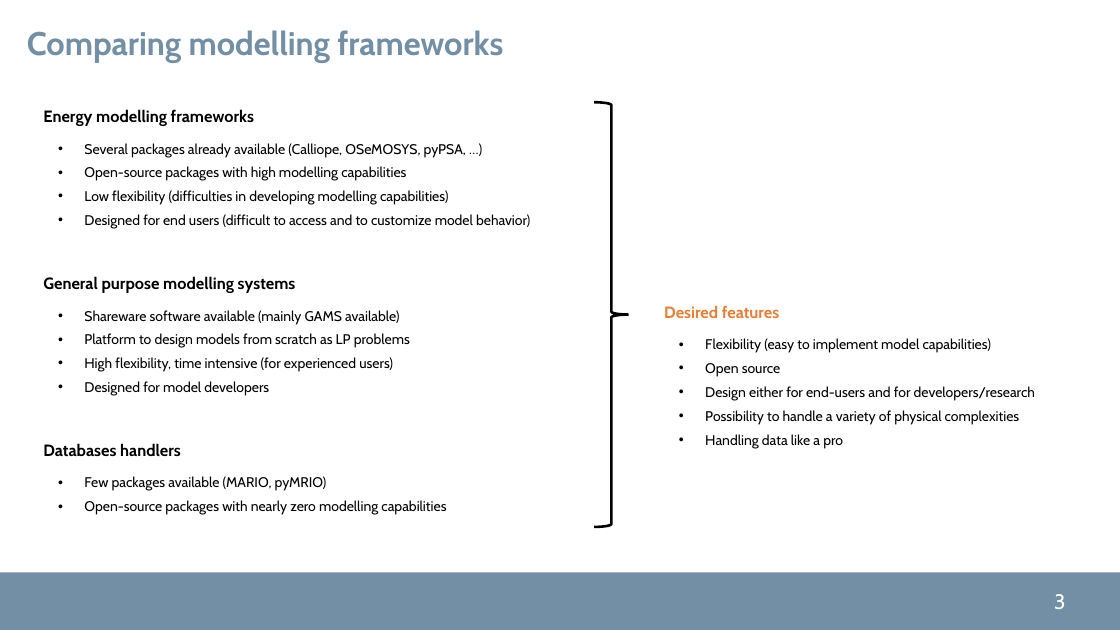
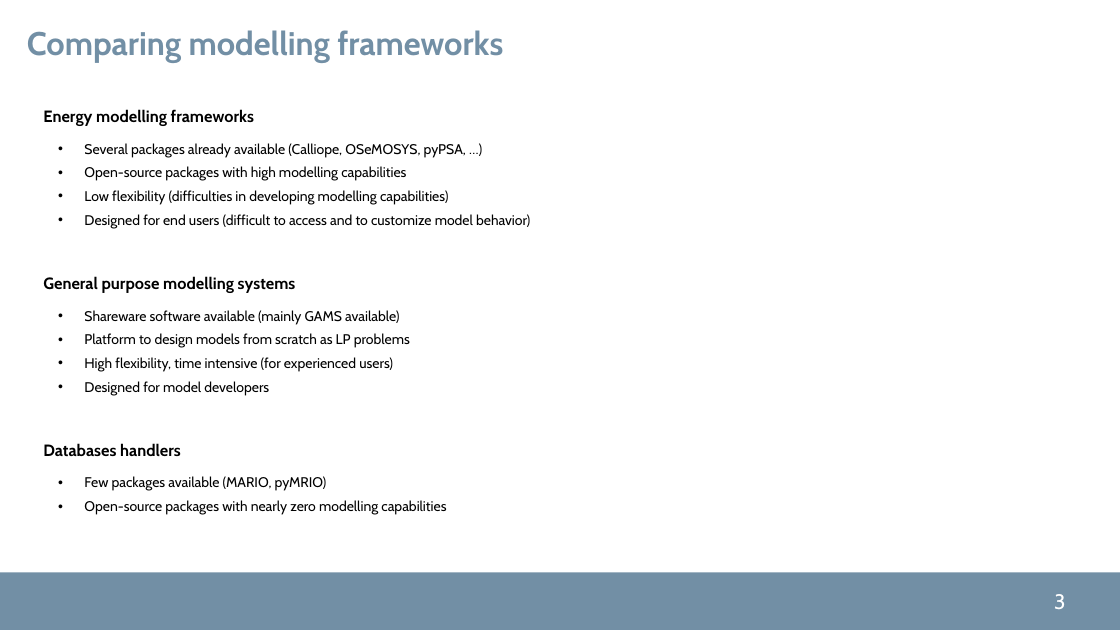
Before and after one commit to pyESM-project/pyesm, a slide deck: slide 3 of doc/pyesm.pptx. Drawn at 1120x630 pixels with LibreOffice and Linux fonts; fonts in the diff are those of the drawing; background and template pictures are left out. Boxes give left, top, right and bottom in pixels: in the first picture for what was removed or moved away, otherwise in the second. Text is boxed around its words. In the diff, an @@ line names an element or a change of style, - is before the commit and + after.

```diff
--- a/doc/pyesm.pptx
+++ b/doc/pyesm.pptx
@@ right brace removed at [594,103,628,528] @@
@@ text removed at [664,305,1035,449] @@
-Desired features
-  • Flexibility (easy to implement model capabilities)
-  • Open source
-  • Design either for end-users and for developers/research
-  • Possibility to handle a variety of physical complexities
-  • Handling data like a pro
```
Also in this commit, not shown: 5 other slides changed, 9 other files.
